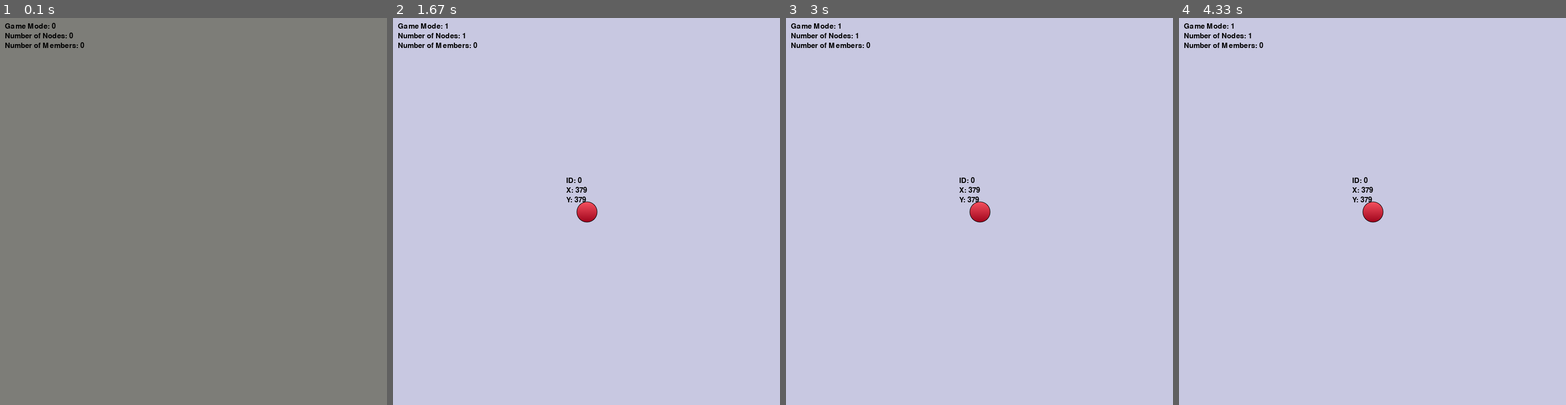
Above: before the commit, frames 1-4 (left to right).
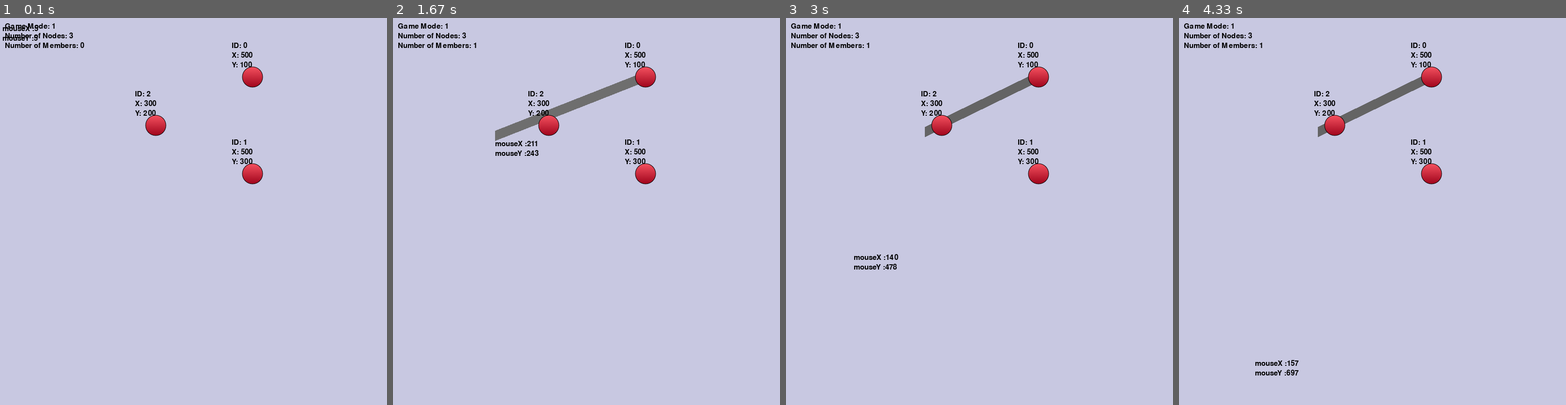
Above: after the commit, the same moments.

Repository: vinnnyr/Vinny-Truss-Solver
Game: pygame game, started from main.py
Same seed, same stepped clock (60 frames per second), same inputs: the game is played once before the commit and once after it. The source is Python 2; it was converted automatically to run under Python 3.
Inputs (mouse positions are in pixels of both pictures, inside the frame that each line leads up to):
- Up to frame 1 (0.1 s): no input
- Up to frame 2 (1.67 s): click (586, 211) at 0.38 s; tap 1 at 0.67 s; click (644, 76) at 1.08 s; click (493, 134) at 1.55 s
- Up to frame 3 (3 s): click (979, 257) at 1.88 s; click (925, 130) at 2.22 s; click (1114, 312) at 2.55 s; click (855, 250) at 2.88 s
- Up to frame 4 (4.33 s): click (1260, 137) at 3.22 s; click (1279, 281) at 3.55 s; click (1511, 300) at 3.88 s; click (1256, 354) at 4.22 s

The runs differ from the first frame. In frame 1, 100% of the frame differs, in the area x 0-100%, y 0-100%; in frame 2, 2.5%; in frame 3, 2.2%; in frame 4, 2.2%.

Commit message:
testing environment

Diff:
--- a/main.py
+++ b/main.py
@@ -66,7 +66,7 @@
         classList = [classList]
     list = []
     for p in classList:
-        if abs(math.hypot(p.x - x, p.y - y)) <= 84:
+        if abs(math.hypot(p.x - x, p.y - y)) <= 42:
             list = list + [p]
     if len(list) == 0:
         return None
@@ -81,10 +81,14 @@
     nodeLengthLabel = myFont.render("Number of Nodes: " + str(len(nodeList)), 2, (0, 0, 0))
     memberLengthLabel = myFont.render("Number of Members: " + str(len(memberList)), 2, (0, 0, 0))
     gameModeLabel = myFont.render("Game Mode: " + str(programMode), 2, (0, 0, 0))
+    mouseLabelX=myFont.render("mouseX :" + str(mouseX), 2, (0, 0, 0))
+    mouseLabelY=myFont.render("mouseY :" + str(mouseY), 2, (0, 0, 0))
 
     screen.blit(gameModeLabel, (10, 10))
     screen.blit(nodeLengthLabel, (10, 30))
     screen.blit(memberLengthLabel, (10, 50))
+    screen.blit(mouseLabelX, (mouseX,mouseY+10))
+    screen.blit(mouseLabelY, (mouseX, mouseY + 30))
 
 
 def nodeBuilder():
@@ -105,7 +109,7 @@
 
 def memberBuilder():
     def snapNode():
-        nodeInInterest = memberSnapToNode(Member((mouseX, mouseY), len(memberList)))
+        nodeInInterest = memberSnapToNode(Member((mouseX-21, mouseY-21), len(memberList)))
         if nodeInInterest:
             print("Collided with: " + nodeInInterest.__class__.__name__ + " " + str(nodeInInterest.id))
             return nodeInInterest
@@ -155,11 +159,15 @@
 nodeList = []
 memberList = []
 nodeDict = {}
-programMode = 0  # mode 0:Node Building
+programMode = 1  # mode 0:Node Building
 # mode 1: Member Connecting
 
 done = False
 checkForDelete = False
+
+nodeList.append(Node((500, 100), 0))
+nodeList.append(Node((500, 300), 1))
+nodeList.append(Node((300, 200), 2))
 
 while not done:
     (mouseX, mouseY) = pygame.mouse.get_pos()  # Global Variables mouseX and mouseY
@@ -182,7 +190,7 @@
                 checkForDelete = False
             elif event.key == pygame.K_1:
                 programMode = 1  # program mode 1: Truss Building
-            elif event.key == pygame.K_0:
+            elif event.key == pygame.K_2:
                 programMode = 0
 
     if programMode == 0:
